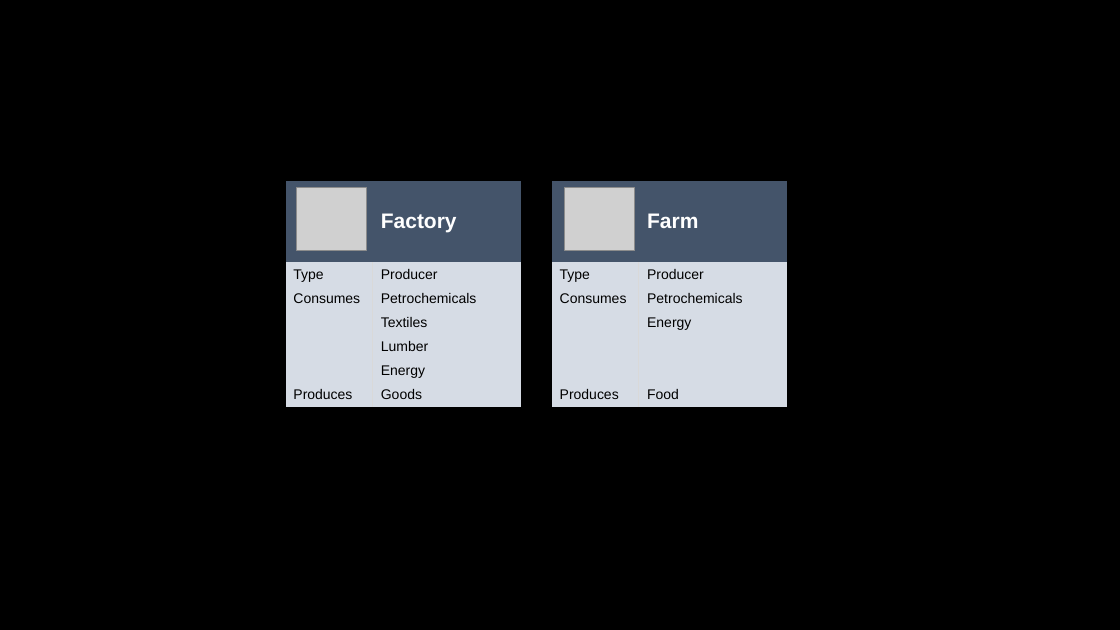
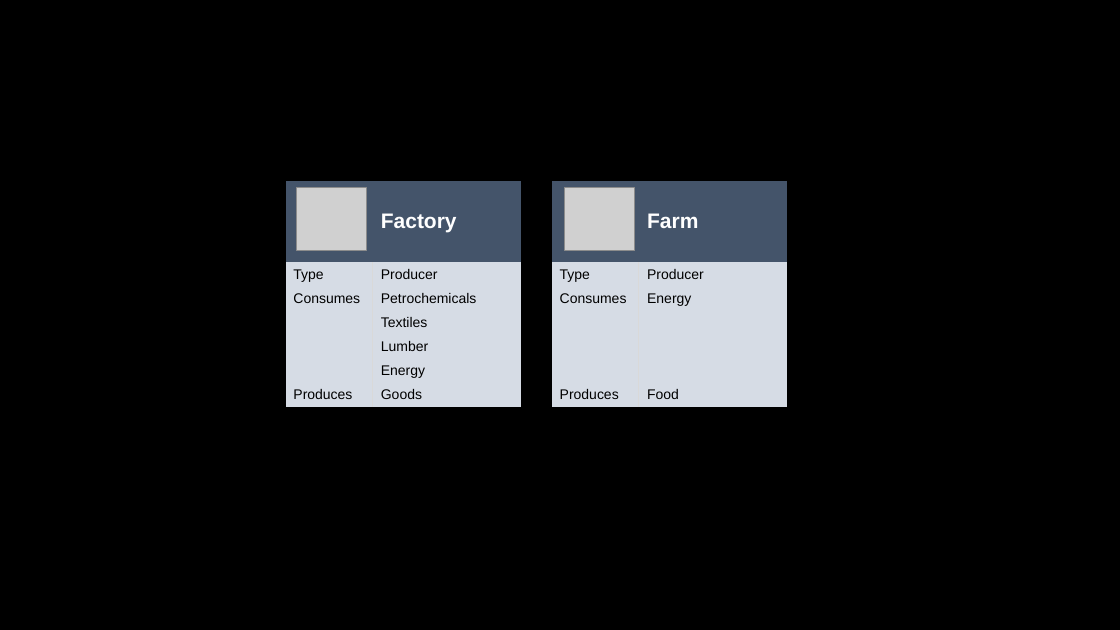
Before and after one commit to maana-io/maana-sim-logistics, a slide deck: slide 7 of v3/assets/wiki-assets/Entities.pptx. Drawn at 1120x630 pixels with LibreOffice and Linux fonts; fonts in the diff are those of the drawing; grey boxes stand for pictures. Boxes give left, top, right and bottom in pixels: in the first picture for what was removed or moved away, otherwise in the second. Text is boxed around its words. In the diff, an @@ line names an element or a change of style, - is before the commit and + after.

```diff
--- a/v3/assets/wiki-assets/Entities.pptx
+++ b/v3/assets/wiki-assets/Entities.pptx
@@ table at (x1=551, y1=181, x2=787, y2=413) @@
-row 3, column 2: Petrochemicals
+row 3, column 2: Energy
-row 4, column 2: Energy
+row 4, column 2: 
```
Also in this commit, not shown: 2 other slides changed.
